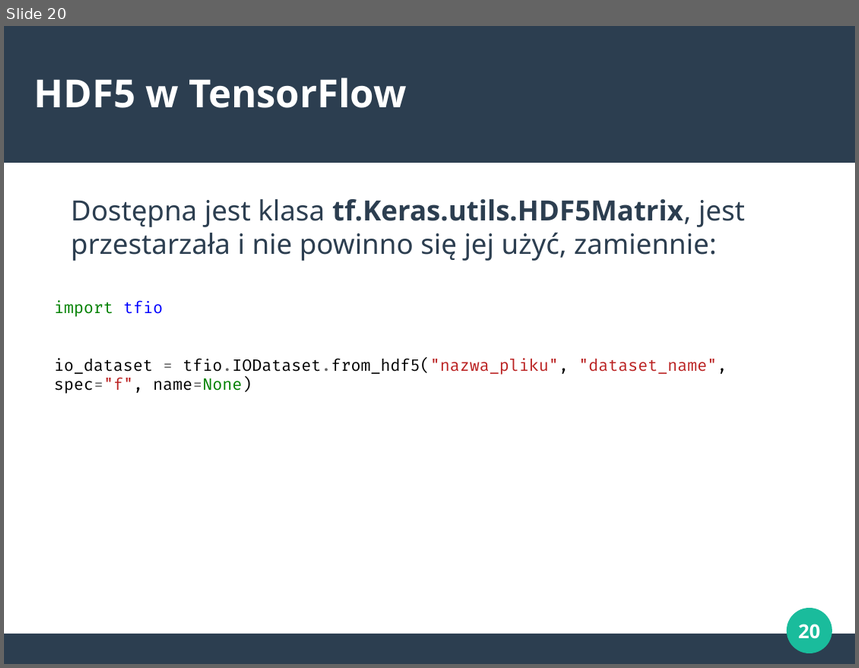
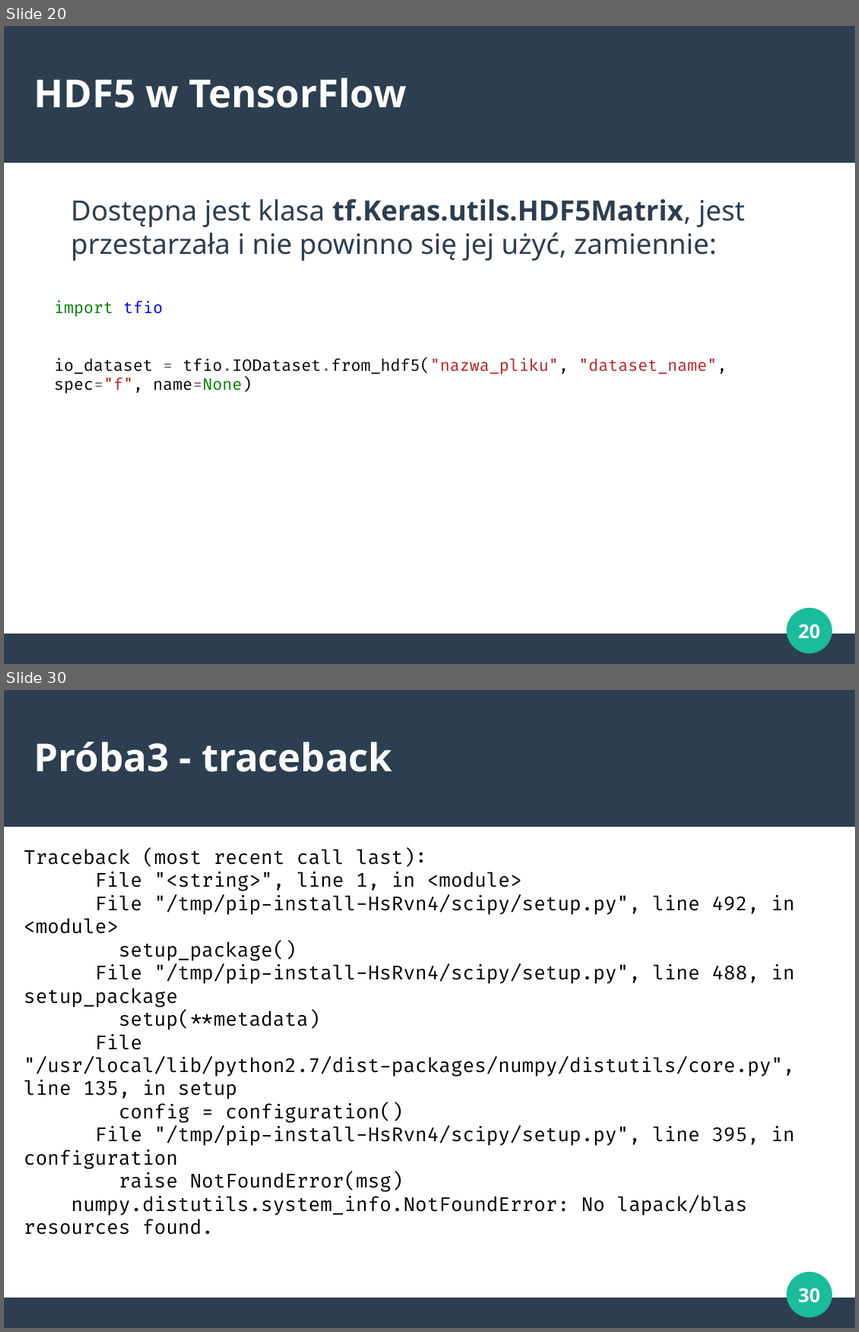
Before and after one commit to marcinbedcyc/seminarium, a slide deck: prezentacje/hdf5.odp. Shown one above the other, each under a label of ours: slide 20 before the commit, slides 20 and 30 after it; the slides between them are not shown. The pictures are 859x668 and 859x1332 pixels, drawn with LibreOffice and Linux fonts; fonts in the diff are those of the drawing. Boxes give left, top, right and bottom in pixels: in the first picture for what was removed or moved away, otherwise in the second. Text is boxed around its words. In the diff, an @@ line names an element or a change of style, - is before the commit and + after.

Commit message:
Add info abour failures

```diff
--- a/prezentacje/hdf5.odp
+++ b/prezentacje/hdf5.odp
@@ slide 30 added at (4,690,855,1328), background #FFFFFF; not listed: 3 template elements that a slide beside it also shows @@
@@ title added at (34,742,392,772), 36 pt, text #FFFFFF, bold @@
+Próba3 - traceback
@@ text added at (24,849,795,1235), 18 pt, text #000000 @@
+Traceback (most recent call last):
+File "<string>", line 1, in <module>
+File "/tmp/pip-install-HsRvn4/scipy/setup.py", line 492, in <module>
+setup_package()
+File "/tmp/pip-install-HsRvn4/scipy/setup.py", line 488, in setup_package
+setup(**metadata)
+File "/usr/local/lib/python2.7/dist-packages/numpy/distutils/core.py", line 135, in setup
+config = configuration()
+File "/tmp/pip-install-HsRvn4/scipy/setup.py", line 395, in configuration
+raise NotFoundError(msg)
+numpy.distutils.system_info.NotFoundError: No lapack/blas resources found.
@@ page number added at (798,1288,820,1303), 18 pt, text #FFFFFF, bold @@
+30
```
Also in this commit, not shown: 10 other slides added, 1 other file.
